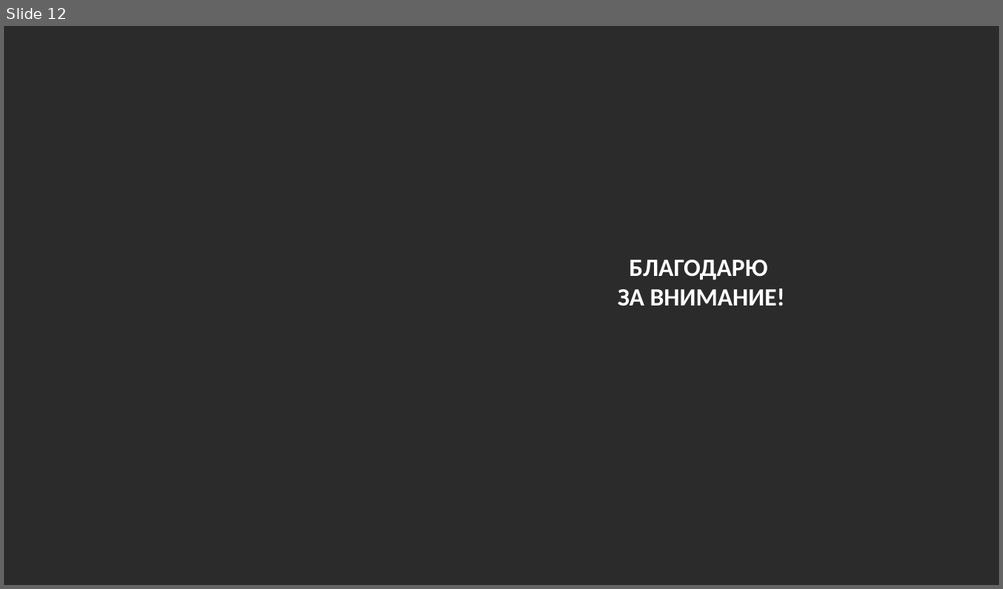
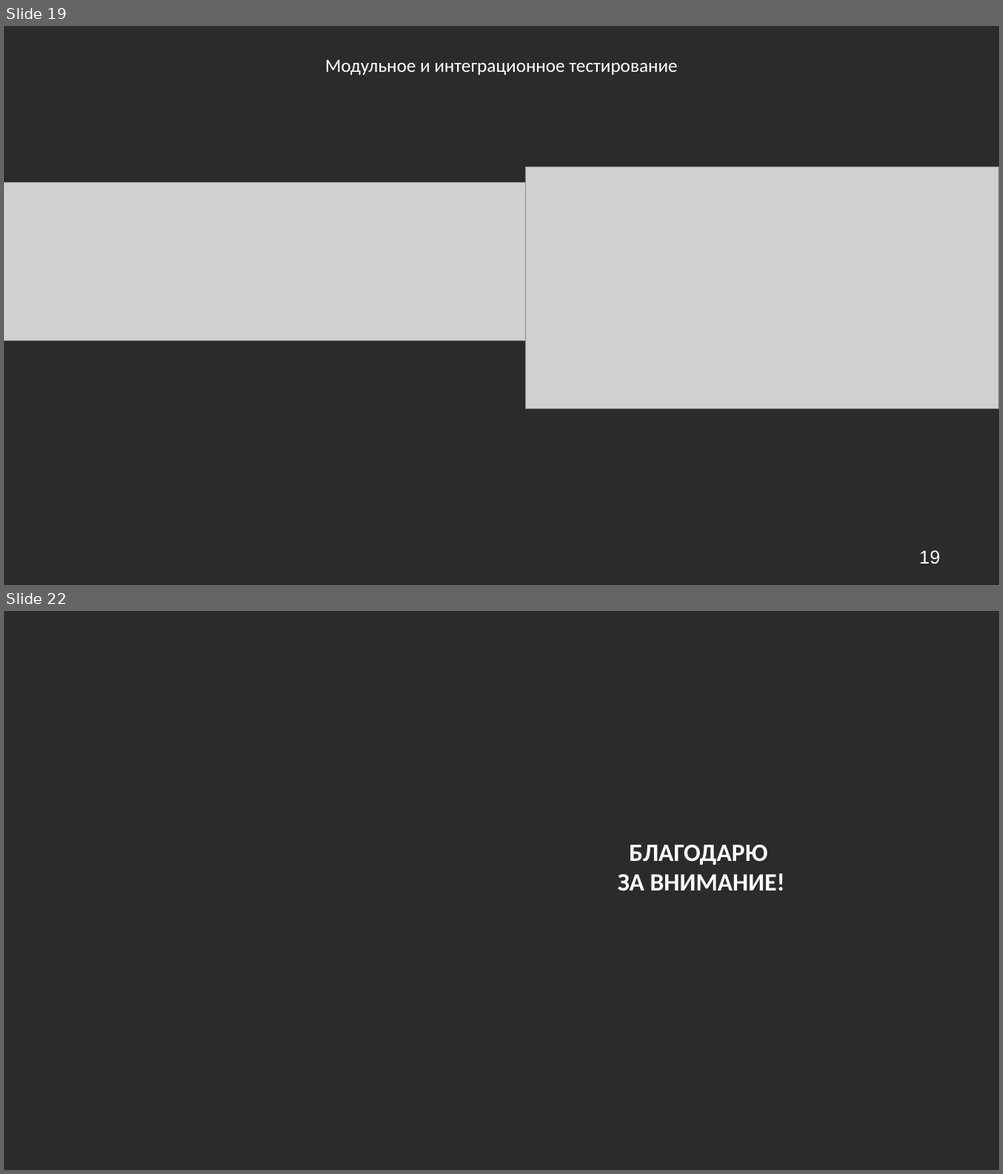
Before and after one commit to ShoulderJoint/db-coursework-autoservice, a slide deck: документация/Кондратьев БД И СУБД презентация.pptx. Shown one above the other, each under a label of ours: slide 12 before the commit, slides 19 and 22 after it; the slides between them are not shown. The pictures are 1003x589 and 1003x1174 pixels, drawn with LibreOffice and Linux fonts; fonts in the diff are those of the drawing; grey boxes stand for pictures; background and template pictures are left out; a plain dark background stands for a picture behind light text. Boxes give left, top, right and bottom in pixels: in the first picture for what was removed or moved away, otherwise in the second. Text is boxed around its words. In the diff, an @@ line names an element or a change of style, - is before the commit and + after.

```diff
--- a/документация/Кондратьев БД И СУБД презентация.pptx
+++ b/документация/Кондратьев БД И СУБД презентация.pptx
@@ slide 19 added at (4,26,999,585), background picture (left out) @@
@@ text added at (325,60,677,75), 18 pt, text #FFFFFF @@
+Модульное и интеграционное тестирование
@@ picture added at (526,167,999,409) @@
@@ picture added at (4,183,535,340) @@
@@ page number added at (919,551,939,565), 18 pt, text #FFFFFF @@
+19
@@ what was slide 12 is now slide 22 @@
```
Also in this commit, not shown: 10 slides changed, 9 other slides added, 5 other files.
